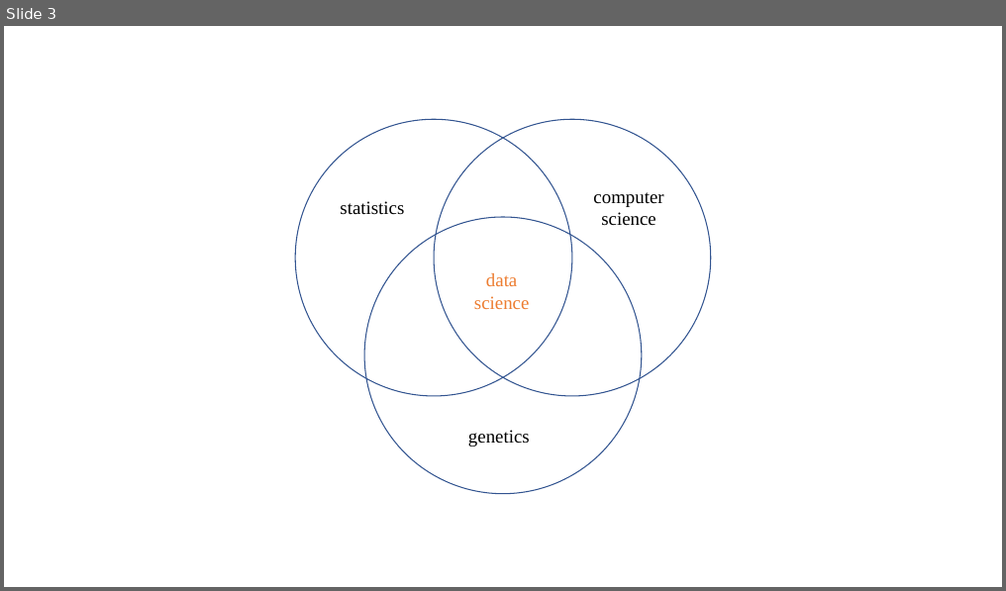
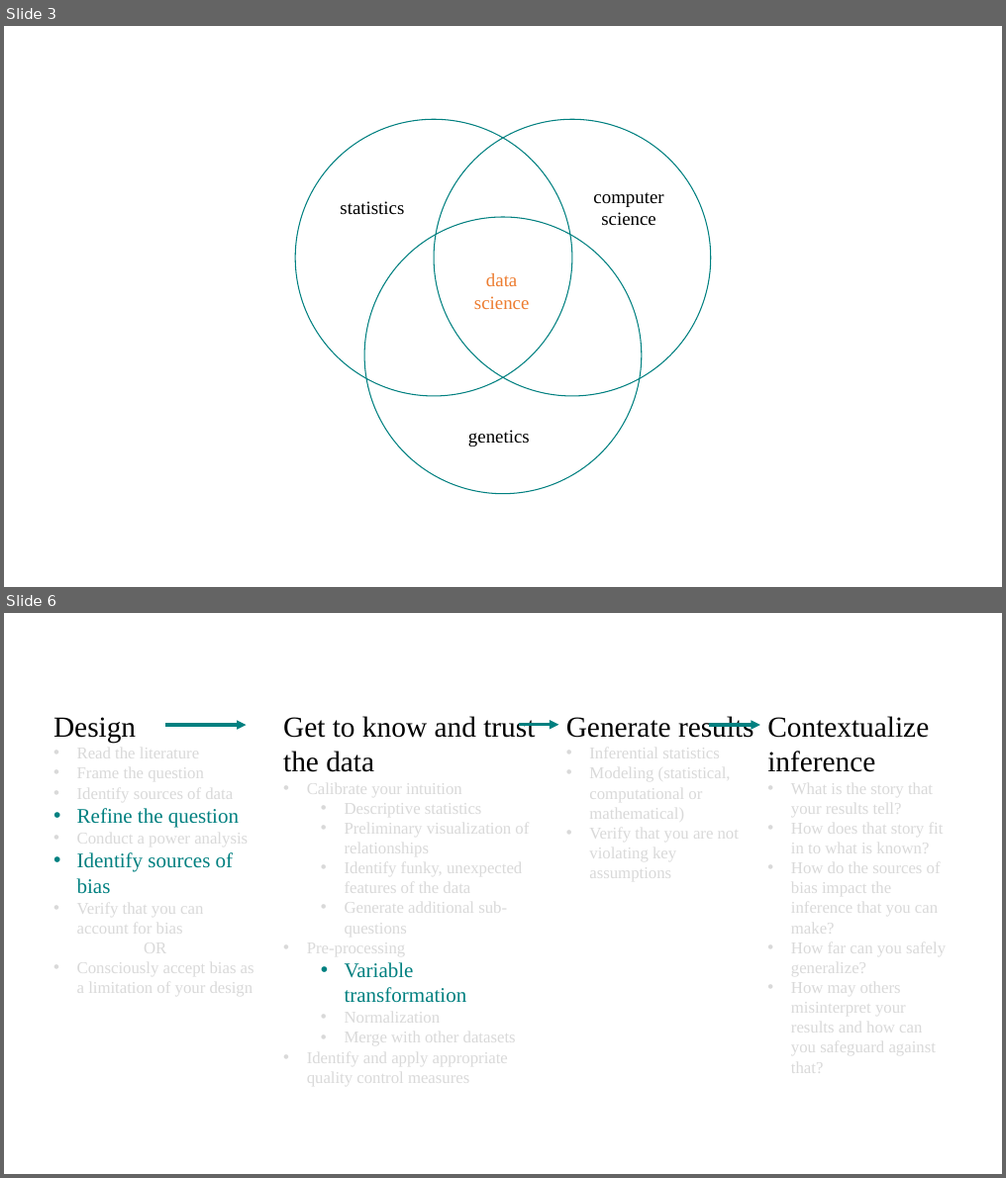
Before and after one commit to ahadjixenofontos/pres-data-intersections, a slide deck: venn_diagrams_data_science.pptx. Shown one above the other, each under a label of ours: slide 3 before the commit, slides 3 and 6 after it; the slides between them are not shown. The pictures are 1006x591 and 1006x1178 pixels, drawn with LibreOffice and Linux fonts; fonts in the diff are those of the drawing. Boxes give left, top, right and bottom in pixels: in the first picture for what was removed or moved away, otherwise in the second. Text is boxed around its words. In the diff, an @@ line names an element or a change of style, - is before the commit and + after.

```diff
--- a/venn_diagrams_data_science.pptx
+++ b/venn_diagrams_data_science.pptx
@@ slide 6 added at [4, 613, 1002, 1174], background #FFFFFF @@
@@ group added at [54, 716, 945, 1087]: 4 texts, 3 arrows @@
+Design
+• Read the literature
+• Frame the question
+• Identify sources of data
+• Refine the question
+• Conduct a power analysis
+• Identify sources of bias
+• Verify that you can account for bias
+OR
+• Consciously accept bias as a limitation of your design
+Get to know and trust the data
+• Calibrate your intuition
+  • Descriptive statistics
+  • Preliminary visualization of relationships
+  • Identify funky, unexpected features of the data
+  • Generate additional sub-questions
+• Pre-processing
+  • Variable transformation
+  • Normalization
+  • Merge with other datasets
+• Identify and apply appropriate quality control measures
+Contextualize inference
+• What is the story that your results tell?
+• How does that story fit in to what is known?
+• How do the sources of bias impact the inference that you can make?
+• How far can you safely generalize?
+• How may others misinterpret your results and how can you safeguard against that?
+Generate results
+• Inferential statistics
+• Modeling (statistical, computational or mathematical)
+• Verify that you are not violating key assumptions
@@ slide 3 changed as well @@
@@ outline #325491 1 pt to #008080 1 pt in 3 elements at [295, 120, 572, 396], [434, 120, 711, 396], [364, 217, 642, 494] @@
```
Also in this commit, not shown: 2 other slides changed, 2 other slides added, 7 other files.
